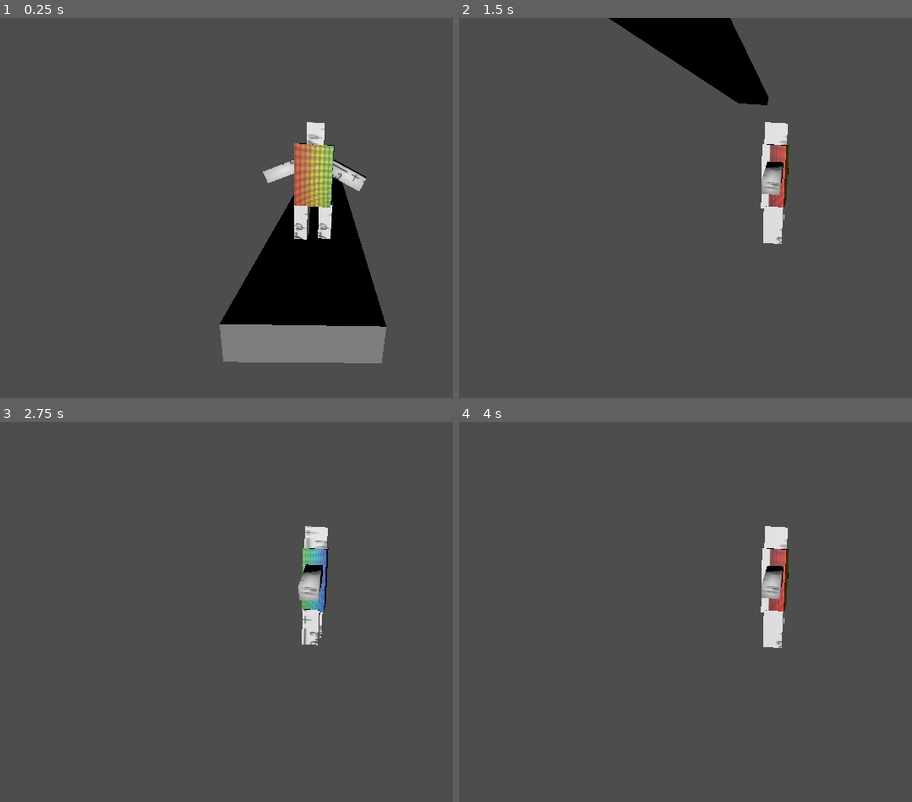
Above: before the commit, frames 1-4 (two rows, left to right).
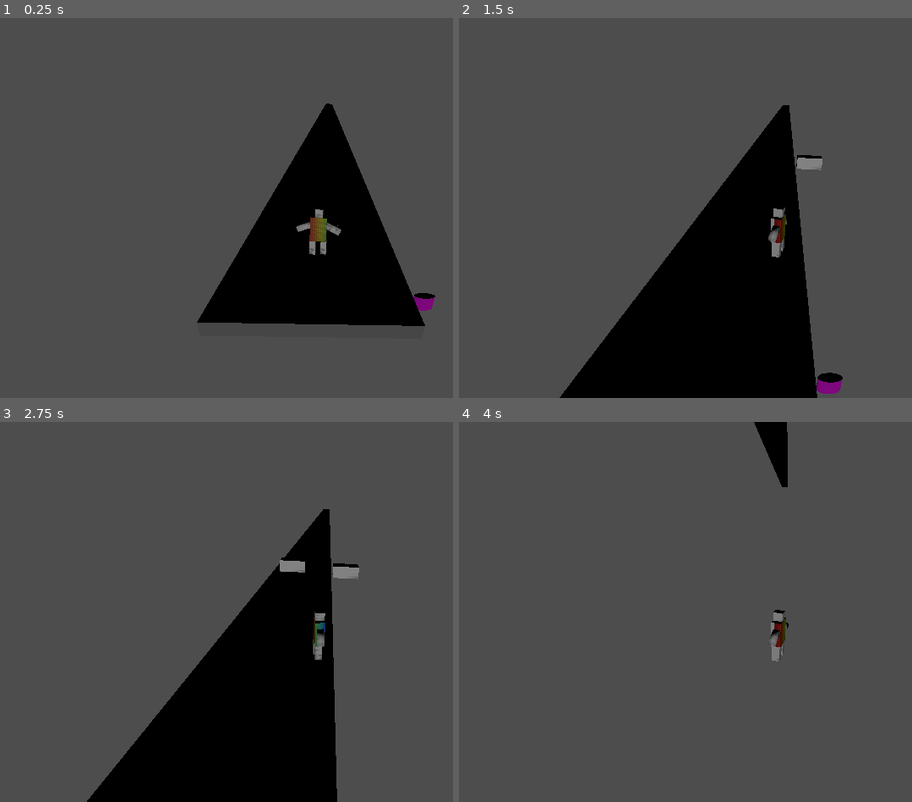
Above: after the commit, the same moments.

Repository: Touba007/GameJam2024
Game: Godot game, scene res://Main.tscn
Two runs of this game, one before a commit and one after it. Both use one fixed random seed, a clock stepped at 60 frames per second and the inputs below. The project has no main scene, so this scene is started directly.
Inputs:
- Up to frame 1 (0.25 s): no input
- Up to frame 2 (1.5 s): hold Right (move_right) 0.53-1.28 s; hold Space (jump) 0.53-1.28 s; hold Left (move_left) from 1.28 s (still down); tap Space (jump) at 1.35 s
- Up to frame 3 (2.75 s): tap Space (jump) at 1.52, 1.82 s; release Left (move_left) at 2.03 s; hold Right (move_right) from 2.03 s (still down); hold Space (jump) from 2.03 s (still down)
- Up to frame 4 (4 s): release Space (jump) at 2.78 s; tap Space (jump) at 2.85, 3.02, 3.32 s; release Right (move_right) at 3.53 s; hold Left (move_left) from 3.53 s (still down); hold Space (jump) from 3.53 s (still down)

The runs differ from the first frame. In frame 1, 12% of the frame differs, in the area x 43-97%, y 22-91%; in frame 2, 27%, in the area x 22-85%, y 0-100%; in frame 3, 22%; in frame 4, 2.5%.

Commit message:
push de malade

Diff:
--- /dev/null
+++ b/PortalRun/Main.gd
@@ -0,0 +1,26 @@
+extends Node
+
+@export var mob_scene: PackedScene
+
+
+func _on_timer_timeout():
+	# Create a new instance of the Mob scene.
+	var mob = mob_scene.instantiate()
+
+
+	# Choose a random location on the SpawnPath.
+	# We store the reference to the SpawnLocation node.
+	var mob_spawn_location = get_node("player/SpawnPath/SpawnLocation")
+	# And give it a random offset.
+	mob_spawn_location.progress_ratio = randf()
+	var my_array = [0,3,6]
+	var offsetx = my_array[randi() % my_array.size()]
+
+	# Get the position of the spawn location
+	var spawn_position = mob_spawn_location.global_transform.origin
+
+	# Initialize the mob with position and offset
+	mob.initialize(spawn_position, mob_spawn_location.progress_ratio, offsetx)
+
+	# Spawn the mob by adding it to the Main scene.
+	add_child(mob)
--- a/PortalRun/Main.tscn
+++ b/PortalRun/Main.tscn
@@ -1,6 +1,8 @@
-[gd_scene load_steps=4 format=3 uid="uid://b6lj4k77km5n4"]
+[gd_scene load_steps=11 format=3 uid="uid://b6lj4k77km5n4"]
 
+[ext_resource type="Script" path="res://Main.gd" id="1_6xhqy"]
 [ext_resource type="PackedScene" uid="uid://clkxiaatx5ti0" path="res://player.tscn" id="1_eu28g"]
+[ext_resource type="PackedScene" uid="uid://bldpapomjh3lh" path="res://bloc.tscn" id="2_iwkv2"]
 
 [sub_resource type="BoxShape3D" id="BoxShape3D_32vkd"]
 size = Vector3(7, 2, 60)
@@ -8,9 +10,61 @@
 [sub_resource type="BoxMesh" id="BoxMesh_0edka"]
 size = Vector3(7, 2, 60)
 
+[sub_resource type="StandardMaterial3D" id="StandardMaterial3D_i87vc"]
+albedo_color = Color(1, 0, 1, 1)
+
+[sub_resource type="CylinderMesh" id="CylinderMesh_5ky5h"]
+material = SubResource("StandardMaterial3D_i87vc")
+
+[sub_resource type="Curve3D" id="Curve3D_qmqbd"]
+_data = {
+"points": PackedVector3Array(0, 0, 0, 0, 0, 0, 5.20739, 0.37174, 30.486, 0, 0, 0, 0, 0, 0, -3.80221, 0.340161, 30.4051, 0, 0, 0, 0, 0, 0, -5.12022, 0.983987, -30.2824, 0, 0, 0, 0, 0, 0, 4.6164, 0.538692, -30.043, 0, 0, 0, 0, 0, 0, 5.20739, 0.37174, 30.486),
+"tilts": PackedFloat32Array(0, 0, 0, 0, 0)
+}
+point_count = 5
+
+[sub_resource type="GDScript" id="GDScript_u2pq8"]
+script/source = "extends Path3D
+
+# Speed of movement along the -z axis
+var speed = 5.0  # Adjust as needed
+
+# Called every frame. 'delta' is the elapsed time since the previous frame.
+
+
+
+func _process(delta):
+
+	# Calculate the movement in the -z direction based on speed and delta time
+	var movement = -0.2*delta
+
+	# Move the Path3D node along the -z axis
+	translate(Vector3(0, 0, movement))
+
+"
+
+[sub_resource type="GDScript" id="GDScript_vwqj4"]
+script/source = "extends PathFollow3D
+
+# Speed of movement along the -z axis
+var speed = 5.0  # Adjust as needed
+
+# Called every frame. 'delta' is the elapsed time since the previous frame.
+func _process(delta):
+	# Calculate the movement in the -z direction based on speed and delta time
+	var movement = -0.2*delta
+
+	# Move the PathFollow3D node along the -z axis
+	translate(Vector3(0, 0, movement))
+
+"
+
 [node name="Main" type="Node"]
+script = ExtResource("1_6xhqy")
+mob_scene = ExtResource("2_iwkv2")
 
 [node name="StaticBody3D_floor" type="StaticBody3D" parent="."]
+transform = Transform3D(3.51006, 0, 0, 0, 1, 0, 0, 0, 17.944, 0, 0, -503.435)
 
 [node name="CollisionShape3D" type="CollisionShape3D" parent="StaticBody3D_floor"]
 transform = Transform3D(0.996377, 0, 0, 0, 0.996377, 0, 0, 0, 0.996377, 0, 0, 0)
@@ -19,16 +73,46 @@
 [node name="MeshInstance3D" type="MeshInstance3D" parent="StaticBody3D_floor"]
 mesh = SubResource("BoxMesh_0edka")
 
+[node name="DirectionalLight3D" type="DirectionalLight3D" parent="."]
+transform = Transform3D(1, 0, 0, 0, 1, 0, 0, 0, 1, 0, 5.9388, 0)
+light_energy = 0.2
+light_volumetric_fog_energy = 12.96
+
+[node name="Node3D" type="Node3D" parent="."]
+transform = Transform3D(2.68852, 0, 0, 0, 1, 0, 0, 0, 1, 0, 0, 0)
+
+[node name="MeshInstance3D" type="MeshInstance3D" parent="Node3D"]
+transform = Transform3D(1, 0, 0, 0, 1, 0, 0, 0, 1, 3.51627, 0, -30.1057)
+mesh = SubResource("CylinderMesh_5ky5h")
+
+[node name="MeshInstance3D2" type="MeshInstance3D" parent="Node3D"]
+transform = Transform3D(1, 0, 0, 0, 1, 0, 0, 0, 1, -3.08887, 0, -30.1057)
+mesh = SubResource("CylinderMesh_5ky5h")
+
+[node name="MeshInstance3D3" type="MeshInstance3D" parent="Node3D"]
+transform = Transform3D(1, 0, 0, 0, 1, 0, 0, 0, 1, -3.08887, 0, 30.2809)
+mesh = SubResource("CylinderMesh_5ky5h")
+
+[node name="MeshInstance3D4" type="MeshInstance3D" parent="Node3D"]
+transform = Transform3D(1, 0, 0, 0, 1, 0, 0, 0, 1, 5.16415, 0, 30.2809)
+mesh = SubResource("CylinderMesh_5ky5h")
+
+[node name="Timer" type="Timer" parent="."]
+autostart = true
+
 [node name="player" parent="." instance=ExtResource("1_eu28g")]
 transform = Transform3D(-0.194066, 0.0135924, -2.99369, 0.0129998, 2.99994, 0.0127781, 2.99369, -0.0121459, -0.194121, 0, 2.22489, 26.2439)
 
-[node name="Marker3D" type="Marker3D" parent="player"]
-transform = Transform3D(-0.0215629, 0.00144443, 0.332632, 0.00151027, 0.333327, -0.00134954, -0.332632, 0.00141979, -0.021569, -8.73279, -0.706199, 0.562897)
+[node name="SpawnPath" type="Path3D" parent="player"]
+transform = Transform3D(-0.0366681, 0.00144443, 0.172354, 0.00256824, 0.333327, -0.000699266, -0.565649, 0.00141979, -0.011176, -26.6647, -0.636547, 2.4535)
+curve = SubResource("Curve3D_qmqbd")
+script = SubResource("GDScript_u2pq8")
 
-[node name="Camera3D" type="Camera3D" parent="player/Marker3D"]
-transform = Transform3D(0.997913, -0.039788, -0.0508533, 0.0524799, 0.958623, 0.2798, 0.0376165, -0.281885, 0.958711, 0.669833, 7.01489, 42.1535)
+[node name="SpawnLocation" type="PathFollow3D" parent="player/SpawnPath"]
+transform = Transform3D(0.00665845, -0.00259891, 0.74151, 3.45309e-10, 0.741539, 0.00259902, -0.741515, -2.33367e-05, 0.0066584, 5.20739, 0.37174, 30.486)
+script = SubResource("GDScript_vwqj4")
 
-[node name="DirectionalLight3D" type="DirectionalLight3D" parent="."]
-transform = Transform3D(1, 0, 0, 0, 1, 0, 0, 0, 1, 0, 5.9388, 0)
-light_energy = 0.677
-light_volumetric_fog_energy = 12.96
+[node name="Camera3D" type="Camera3D" parent="player"]
+transform = Transform3D(-0.0113421, -0.132942, 0.305465, 0.0204639, 0.304787, 0.133407, -0.332511, 0.0232923, -0.00220928, 10.4936, 6.43997, -0.892087)
+
+[connection signal="timeout" from="Timer" to="." method="_on_timer_timeout"]
--- a/PortalRun/bloc.gd
+++ b/PortalRun/bloc.gd
@@ -1,14 +1,16 @@
 extends CharacterBody3D
-
-# Minimum speed of the mob in meters per second.
-@export var min_speed = 10
-# Maximum speed of the mob in meters per second.
-@export var max_speed = 18
 
 
 
+func _physics_process(_delta):
+	move_and_slide()
 
-
+# This function will be called from the Main scene.
+func initialize(position, offsetz, offsety):
+	var A = Vector3(position.x, 0, position.z - offsetz)
+	translate(A)
+	var B = Vector3(0, offsety, 0)
+	translate(B)
 
 func _on_visible_on_screen_notifier_3d_screen_exited():
 	queue_free()
--- a/PortalRun/bloc.tscn
+++ b/PortalRun/bloc.tscn
@@ -1,26 +1,24 @@
 [gd_scene load_steps=4 format=3 uid="uid://bldpapomjh3lh"]
 
-[ext_resource type="Script" path="res://bloc.gd" id="1_ksfm3"]
+[ext_resource type="Script" path="res://bloc.gd" id="1_d1vex"]
+[ext_resource type="PackedScene" uid="uid://c5b04lx3mscdl" path="res://art/Model/bloc.glb" id="1_e76lo"]
 
-[sub_resource type="BoxMesh" id="BoxMesh_kel5f"]
+[sub_resource type="BoxShape3D" id="BoxShape3D_q3eet"]
+size = Vector3(10.6644, 5.28235, 5.49628)
 
-[sub_resource type="BoxShape3D" id="BoxShape3D_lrqm4"]
-size = Vector3(6.16921, 3.45905, 1.37244)
+[node name="Mob" type="CharacterBody3D"]
+script = ExtResource("1_d1vex")
 
-[node name="bloc" type="CharacterBody3D"]
-script = ExtResource("1_ksfm3")
+[node name="Pivot" type="Node3D" parent="."]
 
-[node name="Node3D" type="Node3D" parent="."]
+[node name="Character" parent="Pivot" instance=ExtResource("1_e76lo")]
+transform = Transform3D(3.43071, 0, 0, 0, 1.95613, 0, 0, 0, 1.90084, 0, 0, 0)
 
-[node name="MeshInstance3D" type="MeshInstance3D" parent="Node3D"]
-transform = Transform3D(5.89812, 0, 0, 0, 2.4034, 0, 0, 0, 1.26989, 0, 0, 0)
-mesh = SubResource("BoxMesh_kel5f")
+[node name="VisibleOnScreenNotifier3D" type="VisibleOnScreenNotifier3D" parent="."]
+transform = Transform3D(1, 0, 0, 0, 1, 0, 0, 0, 1, 0.77684, 0, -0.793685)
 
 [node name="CollisionShape3D" type="CollisionShape3D" parent="."]
-transform = Transform3D(1.01096, 0, 0, 0, 0.792032, 0, 0, 0, 1.01096, -0.244884, 0.257897, 0.0529175)
-shape = SubResource("BoxShape3D_lrqm4")
+transform = Transform3D(1, 0, 0, 0, 1, 0, 0, 0, 1, 5.16856, 2.591, -2.69675)
+shape = SubResource("BoxShape3D_q3eet")
 
-[node name="VisibleOnScreenEnabler3D" type="VisibleOnScreenEnabler3D" parent="."]
-aabb = AABB(-2.94973, -1.23202, -0.609564, 5.89946, 2.46404, 1.21913)
-
-[connection signal="screen_exited" from="VisibleOnScreenEnabler3D" to="." method="_on_visible_on_screen_enabler_3d_screen_exited"]
+[connection signal="screen_exited" from="VisibleOnScreenNotifier3D" to="." method="_on_visible_on_screen_notifier_3d_screen_exited"]
--- a/PortalRun/player.gd
+++ b/PortalRun/player.gd
@@ -6,6 +6,7 @@
 # The downward acceleration when in the air, in meters per second squared.
 @export var fall_acceleration = 75
 
+@export var jump_impulse = 40
 var target_velocity = Vector3.ZERO
 
 
@@ -16,8 +17,10 @@
 		direction.x += 1
 	if Input.is_action_pressed("move_left"):
 		direction.x -= 1
+	if is_on_floor() and Input.is_action_pressed("jump") :
+		target_velocity.y = jump_impulse
 
-	direction.z -= 1*delta
+	direction.z -= speed*delta
 
 
 	if direction != Vector3.ZERO:
Binary file added: PortalRun/art/Model/bloc.glb
Not shown, added: PortalRun/art/Model/bloc.glb.import
Binary file added: PortalRun/art/Model/bloc_Screenshot from 2024-03-23 18-58-33.png
Not shown, added: PortalRun/art/Model/bloc_Screenshot from 2024-03-23 18-58-33.png.import
